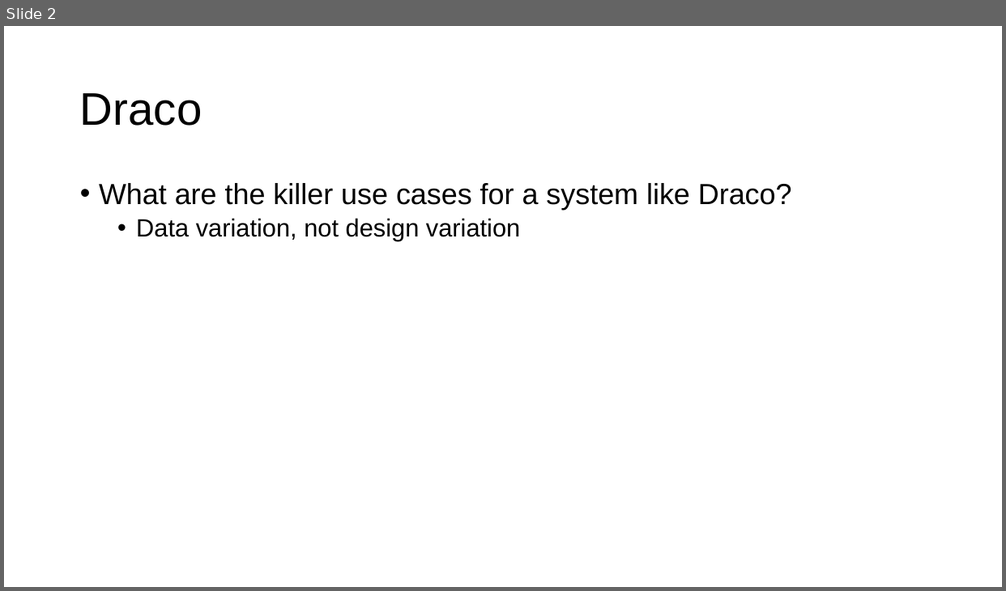
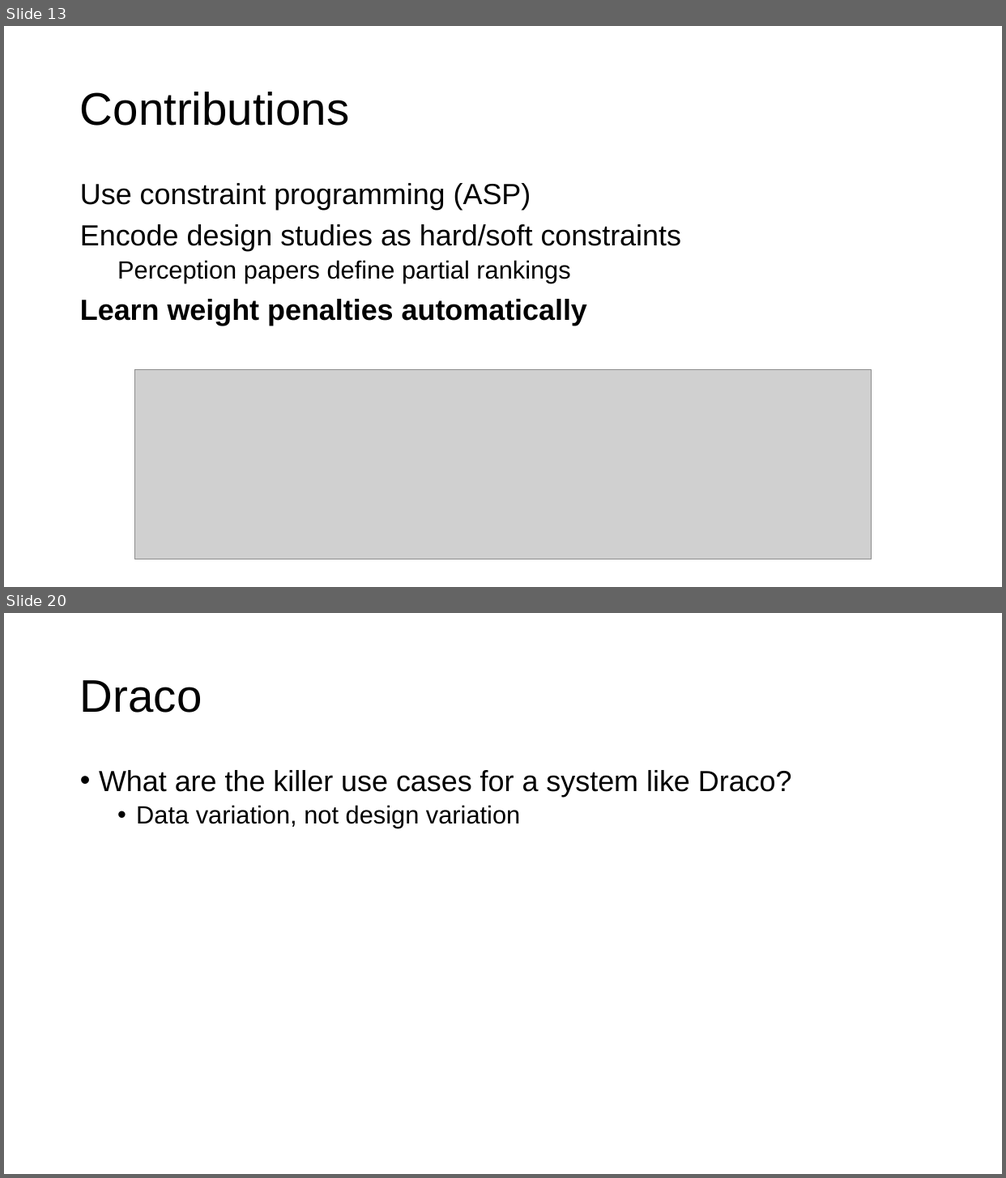
Before and after one commit to columbiaviz/columbiaviz.github.io, a slide deck: 2020s_w6998/lecs/04_rec.pptx. Shown one above the other, each under a label of ours: slide 2 before the commit, slides 13 and 20 after it; the slides between them are not shown. The pictures are 1006x591 and 1006x1178 pixels, drawn with LibreOffice and Linux fonts; fonts in the diff are those of the drawing; grey boxes stand for pictures. Boxes give left, top, right and bottom in pixels: in the first picture for what was removed or moved away, otherwise in the second. Text is boxed around its words. In the diff, an @@ line names an element or a change of style, - is before the commit and + after.

```diff
--- a/2020s_w6998/lecs/04_rec.pptx
+++ b/2020s_w6998/lecs/04_rec.pptx
@@ slide 13 added at bbox=[4, 26, 1002, 587], background #FFFFFF @@
@@ title added at bbox=[80, 92, 349, 126], 44 pt, text #000000 @@
+Contributions
@@ text added at bbox=[80, 183, 682, 326], 28 pt, text #000000 @@
+Use constraint programming (ASP)
+Encode design studies as hard/soft constraints
+  Perception papers define partial rankings
+Learn weight penalties automatically
@@ picture added at bbox=[134, 370, 872, 560] @@
@@ what was slide 2 is now slide 20 @@
```
Also in this commit, not shown: 2 slides changed, 18 other slides added.
